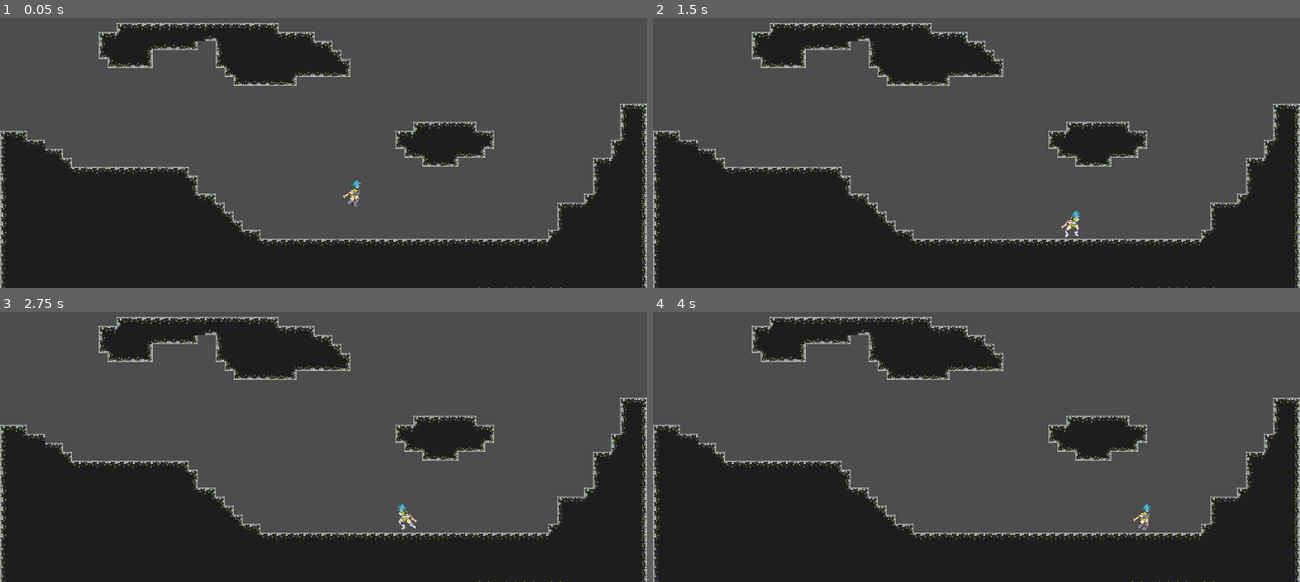
Above: before the commit, frames 1-4 (two rows, left to right).
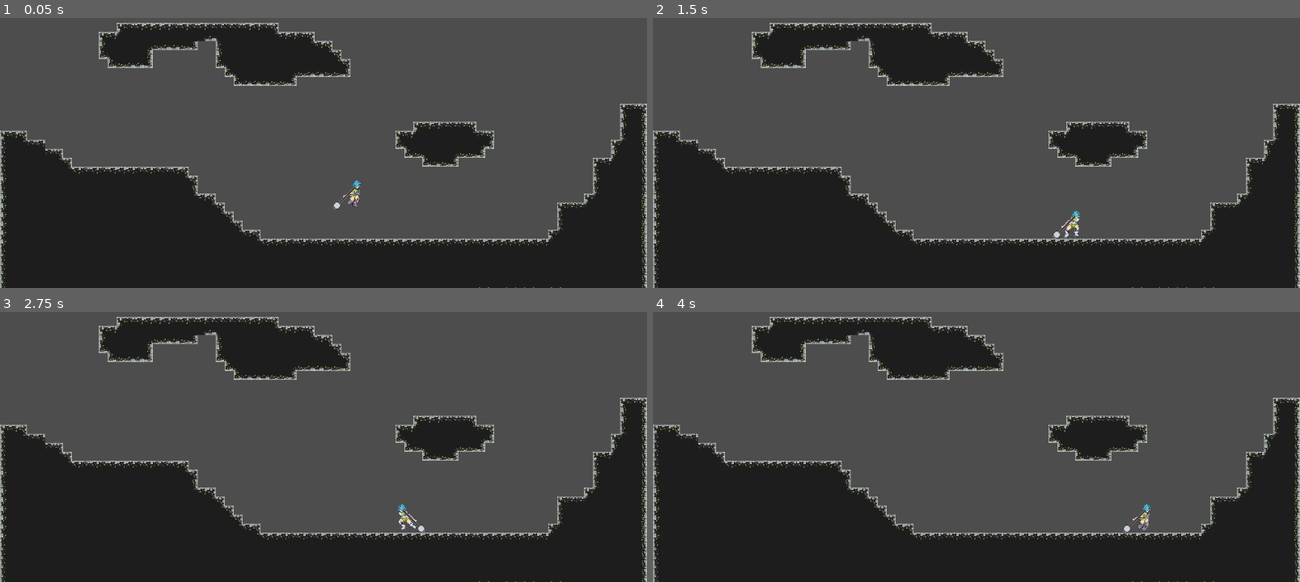
Above: after the commit, the same moments.

Repository: Tagischeap/SuperHammer
Game: Godot game, scene res://Scenes/main_scene.tscn
The game is run twice, just before and just after one commit, with the same random seed, the same clock (stepped at 60 frames per second) and the same inputs.
Inputs:
- Up to frame 1 (0.05 s): no input
- Up to frame 2 (1.5 s): tap Enter (ui_accept) at 0.5, 0.77 s; hold Right (ui_right) from 0.53 s (still down)
- Up to frame 3 (2.75 s): tap Enter (ui_accept) at 1.52 s; release Right (ui_right) at 2.03 s; hold Left (ui_left) from 2.03 s (still down)
- Up to frame 4 (4 s): release Left (ui_left) at 2.78 s; hold Right (ui_right) from 2.78 s (still down); tap Enter (ui_accept) at 3.02, 3.77 s

The runs differ from the first frame. In frame 1, less than 0.1% of the frame differs, in the area x 51-55%, y 62-71%; in frame 2, less than 0.1%, in the area x 61-66%, y 73-82%; in frame 3, less than 0.1%; in frame 4, less than 0.1%.

Commit message:
Update on Player Sprite

Diff:
--- a/Scenes/Player/player.gd
+++ b/Scenes/Player/player.gd
@@ -1,6 +1,6 @@
 extends CharacterBody2D
 
-enum States {MOVE, SWINGX}
+enum States {MOVE, JUMP, SWINGX, SWINGY}
 var CurrentState = States.MOVE
 
 const SPEED = 125.0
@@ -12,7 +12,6 @@
 
 func _ready():
 	$Hammer/CollisionShape2D.disabled = true
-
 func _physics_process(delta):
 	match CurrentState:
 		States.MOVE:
@@ -33,7 +32,6 @@
 		if velocity.x == 0:
 			pressed = 2
 			$AnimationPlayer.play("Idle")
-
 	# Handle Jump.
 	if Input.is_action_just_pressed("ui_select"):
 		pressed -= 1
@@ -69,5 +67,6 @@
 
 func SwingX():
 	$AnimationPlayer.play("Swing X")
+
 func OnStateFinished():
 	CurrentState = States.MOVE
--- a/Scenes/Player/player.tscn
+++ b/Scenes/Player/player.tscn
@@ -1,7 +1,7 @@
 [gd_scene load_steps=13 format=3 uid="uid://006yitlwyot4"]
 
 [ext_resource type="Script" path="res://Scenes/Player/player.gd" id="1_3edcd"]
-[ext_resource type="Texture2D" uid="uid://bgulcl6caxpxu" path="res://Sprites/Tile.png" id="2_p02ix"]
+[ext_resource type="Texture2D" uid="uid://bgulcl6caxpxu" path="res://Sprites/PlayerSheet.png" id="2_huvav"]
 
 [sub_resource type="RectangleShape2D" id="RectangleShape2D_qpse6"]
 size = Vector2(17, 56)
@@ -98,22 +98,6 @@
 "values": [true]
 }
 
-[sub_resource type="Animation" id="Animation_qd7xv"]
-resource_name = "Walk"
-loop_mode = 1
-tracks/0/type = "value"
-tracks/0/imported = false
-tracks/0/enabled = true
-tracks/0/path = NodePath("Sprite2D:frame")
-tracks/0/interp = 1
-tracks/0/loop_wrap = true
-tracks/0/keys = {
-"times": PackedFloat32Array(0, 0.1, 0.2, 0.3, 0.4, 0.5, 0.6, 0.7, 0.8, 0.9),
-"transitions": PackedFloat32Array(1, 1, 1, 1, 1, 1, 1, 1, 1, 1),
-"update": 1,
-"values": [5, 6, 7, 8, 9, 10, 11, 12, 13, 14]
-}
-
 [sub_resource type="Animation" id="Animation_n20ch"]
 resource_name = "Swing X"
 tracks/0/type = "value"
@@ -155,6 +139,22 @@
 }]
 }
 
+[sub_resource type="Animation" id="Animation_qd7xv"]
+resource_name = "Walk"
+loop_mode = 1
+tracks/0/type = "value"
+tracks/0/imported = false
+tracks/0/enabled = true
+tracks/0/path = NodePath("Sprite2D:frame")
+tracks/0/interp = 1
+tracks/0/loop_wrap = true
+tracks/0/keys = {
+"times": PackedFloat32Array(0, 0.1, 0.2, 0.3, 0.4, 0.5, 0.6, 0.7, 0.8, 0.9),
+"transitions": PackedFloat32Array(1, 1, 1, 1, 1, 1, 1, 1, 1, 1),
+"update": 1,
+"values": [5, 6, 7, 8, 9, 10, 11, 12, 13, 14]
+}
+
 [sub_resource type="AnimationLibrary" id="AnimationLibrary_xdqy2"]
 _data = {
 "Dead": SubResource("Animation_jg7w6"),
@@ -173,7 +173,7 @@
 script = ExtResource("1_3edcd")
 
 [node name="Sprite2D" type="Sprite2D" parent="."]
-texture = ExtResource("2_p02ix")
+texture = ExtResource("2_huvav")
 hframes = 5
 vframes = 7
 frame = 8
--- a/Scenes/main_scene.tscn
+++ b/Scenes/main_scene.tscn
@@ -1,7 +1,8 @@
-[gd_scene load_steps=5 format=3 uid="uid://c6l1rmkhddwub"]
+[gd_scene load_steps=8 format=3 uid="uid://c6l1rmkhddwub"]
 
 [ext_resource type="PackedScene" uid="uid://006yitlwyot4" path="res://Scenes/Player/player.tscn" id="1_nh1ff"]
 [ext_resource type="Texture2D" uid="uid://bqlwccjx4qe7c" path="res://metroidvania assets/Sprites/Ground/ground-tileset.png" id="2_m84s5"]
+[ext_resource type="Texture2D" uid="uid://6kt36q5athdk" path="res://Sprites/Tilesets/Basic-Yellow.png" id="3_ydjnu"]
 
 [sub_resource type="TileSetAtlasSource" id="TileSetAtlasSource_gh18p"]
 texture = ExtResource("2_m84s5")
@@ -305,6 +306,58 @@
 terrain_set_0/terrain_0/color = Color(0.501961, 0.345098, 0.25098, 1)
 sources/0 = SubResource("TileSetAtlasSource_gh18p")
 
+[sub_resource type="TileSetAtlasSource" id="TileSetAtlasSource_jdj2r"]
+texture = ExtResource("3_ydjnu")
+2:0/0 = 0
+2:0/0/physics_layer_0/linear_velocity = Vector2(0, 0)
+2:0/0/physics_layer_0/angular_velocity = 0.0
+3:0/0 = 0
+3:0/0/physics_layer_0/linear_velocity = Vector2(0, 0)
+3:0/0/physics_layer_0/angular_velocity = 0.0
+4:0/0 = 0
+4:0/0/physics_layer_0/linear_velocity = Vector2(0, 0)
+4:0/0/physics_layer_0/angular_velocity = 0.0
+4:1/0 = 0
+4:1/0/physics_layer_0/linear_velocity = Vector2(0, 0)
+4:1/0/physics_layer_0/angular_velocity = 0.0
+3:2/0 = 0
+3:2/0/physics_layer_0/linear_velocity = Vector2(0, 0)
+3:2/0/physics_layer_0/angular_velocity = 0.0
+2:2/0 = 0
+2:2/0/physics_layer_0/linear_velocity = Vector2(0, 0)
+2:2/0/physics_layer_0/angular_velocity = 0.0
+1:2/0 = 0
+1:2/0/physics_layer_0/linear_velocity = Vector2(0, 0)
+1:2/0/physics_layer_0/angular_velocity = 0.0
+0:2/0 = 0
+0:2/0/physics_layer_0/linear_velocity = Vector2(0, 0)
+0:2/0/physics_layer_0/angular_velocity = 0.0
+4:2/0 = 0
+4:2/0/physics_layer_0/linear_velocity = Vector2(0, 0)
+4:2/0/physics_layer_0/angular_velocity = 0.0
+1:0/0 = 0
+1:0/0/physics_layer_0/linear_velocity = Vector2(0, 0)
+1:0/0/physics_layer_0/angular_velocity = 0.0
+0:1/0 = 0
+0:1/0/physics_layer_0/linear_velocity = Vector2(0, 0)
+0:1/0/physics_layer_0/angular_velocity = 0.0
+3:1/0 = 0
+3:1/0/physics_layer_0/linear_velocity = Vector2(0, 0)
+3:1/0/physics_layer_0/angular_velocity = 0.0
+2:1/0 = 0
+2:1/0/physics_layer_0/linear_velocity = Vector2(0, 0)
+2:1/0/physics_layer_0/angular_velocity = 0.0
+1:1/0 = 0
+1:1/0/physics_layer_0/linear_velocity = Vector2(0, 0)
+1:1/0/physics_layer_0/angular_velocity = 0.0
+0:0/0 = 0
+0:0/0/physics_layer_0/linear_velocity = Vector2(0, 0)
+0:0/0/physics_layer_0/angular_velocity = 0.0
+
+[sub_resource type="TileSet" id="TileSet_cufug"]
+physics_layer_0/collision_layer = 1
+sources/0 = SubResource("TileSetAtlasSource_jdj2r")
+
 [node name="MainScene" type="Node2D"]
 
 [node name="Camera2D" type="Camera2D" parent="."]
@@ -318,3 +371,7 @@
 
 [node name="Player" parent="." instance=ExtResource("1_nh1ff")]
 position = Vector2(625, 474)
+
+[node name="TileMap" type="TileMap" parent="."]
+tile_set = SubResource("TileSet_cufug")
+format = 2
Binary file added: Sprites/PlayerSheet.png
Not shown, added: Sprites/PlayerSheet.png.import
